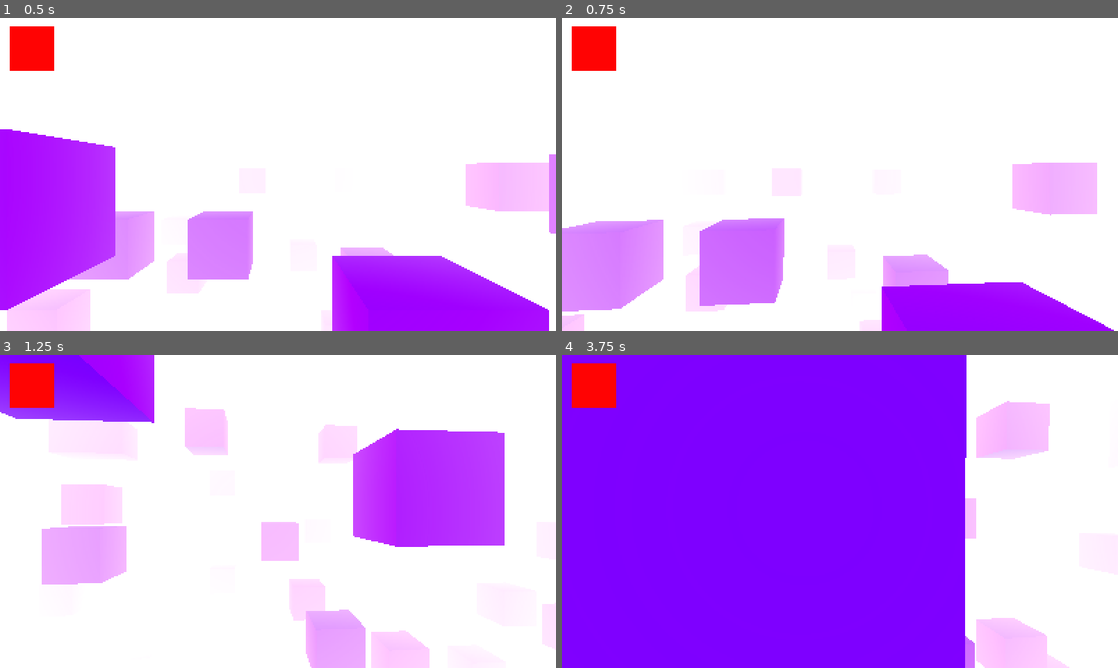
Above: before the commit, frames 1-4 (two rows, left to right).
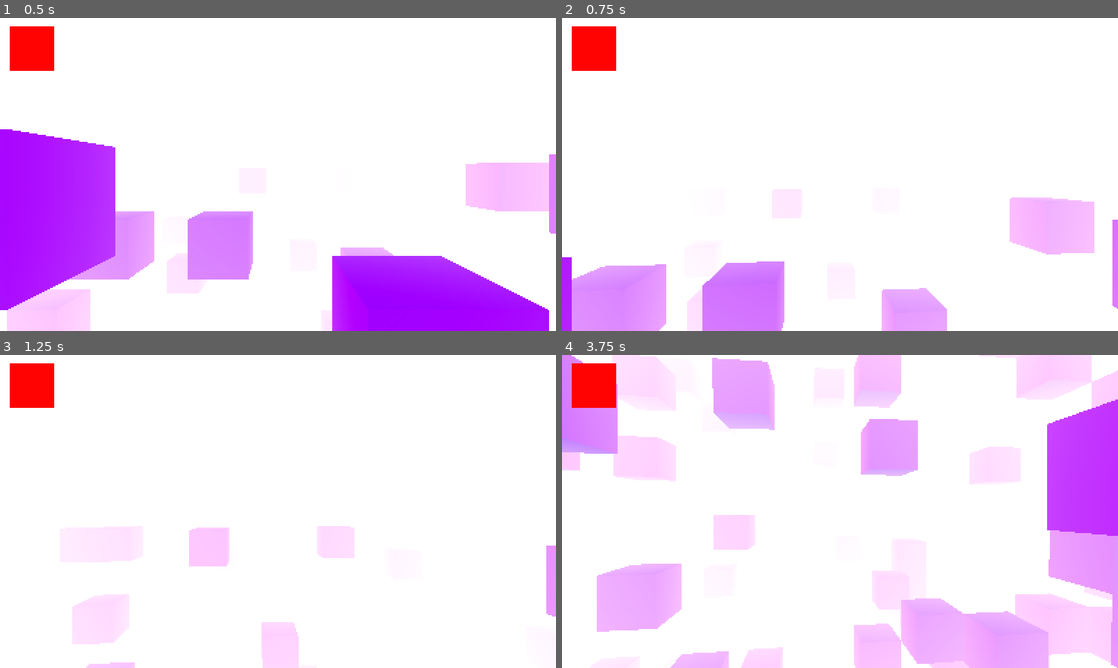
Above: after the commit, the same moments.

Repository: kurilluk/SkyHop-e-
Game: Godot game, scene res://sky/sky.tscn
The game is run twice, just before and just after one commit, with the same random seed, the same clock (stepped at 60 frames per second) and the same inputs.
Inputs (mouse positions are in pixels of both pictures, inside the frame that each line leads up to):
- Up to frame 1 (0.5 s): no input
- Up to frame 2 (0.75 s): move the mouse to (867, 174) at 0.52 s; hold W (move_forward) from 0.53 s (still down); click (867, 174) at 0.6 s
- Up to frame 3 (1.25 s): keep holding W (move_forward); tap Space (jump) at 0.77 s
- Up to frame 4 (3.75 s): keep holding W (move_forward); move the mouse to (812, 511) at 1.27 s; tap Shift (crouch) at 1.35 s; tap Space (jump) at 1.52, 3.02 s; move the mouse to (851, 505) at 2.02 s; tap Mouse wheel down (next_block) at 2.1 s; move the mouse to (834, 517) at 2.77 s; tap Middle mouse button (pick_block) at 2.85 s; move the mouse to (878, 514) at 3.52 s; right-click (878, 514) at 3.6 s

Frame 1 is identical in both runs. In frame 2, 19% of the frame differs, in the area x 0-100%, y 46-100%; in frame 3, 30%; in frame 4, 89%, in the area x 0-100%, y 0-100%.

Commit message:
basic collision

Diff:
--- a/autoload/signal_manager.gd
+++ b/autoload/signal_manager.gd
@@ -1,8 +1,10 @@
 extends Node
 
-signal on_project_meeple_change()
+#signal on_project_meeple_change()
+#
+#signal on_new_step()
+#signal on_new_round_button_pressed()
+#
+#signal on_project_change()
 
-signal on_new_step()
-signal on_new_round_button_pressed()
-
-signal on_project_change()
+signal on_box_entered(box_type: String)
--- a/player/player.gd
+++ b/player/player.gd
@@ -98,9 +98,9 @@
 	velocity.z *= MOVEMENT_FRICTION_GROUND if is_on_floor() else MOVEMENT_FRICTION_AIR
 	move_and_slide()
 
-	var collision = get_last_slide_collision()
-	if collision:
-		print("Collided with: ", collision.get_collider().name)
+	#var collision = get_last_slide_collision()
+	#if collision:
+		#print("Collided with: ", collision.get_collider().name)
 
 	# Jumping, applied next frame.
 	if is_on_floor() and Input.is_action_pressed(&"jump"):
--- a/player/player.tscn
+++ b/player/player.tscn
@@ -13,11 +13,11 @@
 atlas = ExtResource("2_waeq6")
 region = Rect2(0, 0, 64, 64)
 
-[node name="Player" type="CharacterBody3D"]
-collision_layer = 0
+[node name="Player" type="CharacterBody3D" groups=["player"]]
+collision_mask = 14
 script = ExtResource("1")
 
-[node name="CollisionShape3D" type="CollisionShape3D" parent="."]
+[node name="CollisionShape3D" type="CollisionShape3D" parent="." groups=["player"]]
 transform = Transform3D(1, 0, 0, 0, 1, 0, 0, 0, 1, 0, 0.875, 0)
 shape = SubResource("1")
 
@@ -48,3 +48,10 @@
 size_flags_vertical = 8
 texture = SubResource("2")
 expand_mode = 1
+
+[node name="Area3D" type="Area3D" parent="."]
+collision_mask = 14
+
+[node name="CollisionShape3D2" type="CollisionShape3D" parent="Area3D" groups=["player"]]
+transform = Transform3D(1, 0, 0, 0, 1, 0, 0, 0, 1, 0, 0.875, 0)
+shape = SubResource("1")
--- a/project.godot
+++ b/project.godot
@@ -19,6 +19,7 @@
 [autoload]
 
 Settings="*res://settings.gd"
+SignalManager="*res://autoload/signal_manager.gd"
 
 [display]
 
@@ -26,6 +27,10 @@
 window/size/viewport_height=900
 window/stretch/mode="canvas_items"
 window/stretch/aspect="expand"
+
+[global_group]
+
+player=""
 
 [input]
 
@@ -61,12 +66,14 @@
 "deadzone": 0.2,
 "events": [Object(InputEventKey,"resource_local_to_scene":false,"resource_name":"","device":0,"window_id":0,"alt_presse …(189 unchanged characters)…
 , Object(InputEventJoypadButton,"resource_local_to_scene":false,"resource_name":"","device":0,"button_index":0,"pressure":0.0,"pressed":false,"script":null)
+, Object(InputEventMouseButton,"resource_local_to_scene":false,"resource_name":"","device":-1,"window_id":0,"alt_pressed":false,"shift_pressed":false,"ctrl_pressed":false,"meta_pressed":false,"button_mask":0,"position":Vector2(0, 0),"global_position":Vector2(0, 0),"factor":1.0,"button_index":1,"canceled":false,"pressed":false,"double_click":false,"script":null)
 ]
 }
 crouch={
 "deadzone": 0.2,
 "events": [Object(InputEventJoypadButton,"resource_local_to_scene":false,"resource_name":"","device":0,"button_index":1,"pressure":0.0,"pressed":false,"script":null)
 , Object(InputEventKey,"resource_local_to_scene":false,"resource_name":"","device":0,"window_id":0,"alt_pressed":false, …(185 unchanged characters)…
+, Object(InputEventMouseButton,"resource_local_to_scene":false,"resource_name":"","device":-1,"window_id":0,"alt_pressed":false,"shift_pressed":false,"ctrl_pressed":false,"meta_pressed":false,"button_mask":0,"position":Vector2(0, 0),"global_position":Vector2(0, 0),"factor":1.0,"button_index":2,"canceled":false,"pressed":false,"double_click":false,"script":null)
 ]
 }
 pause={
--- /dev/null
+++ b/sky/box.gd
@@ -0,0 +1,13 @@
+extends Area3D
+
+var type = "Jozko"
+
+
+func _ready():
+	connect("body_entered", _on_body_entered)
+
+func _on_body_entered(body):
+	print(body)
+	if body.is_in_group("player"):  # Uisti sa, že Player je v skupine "player"
+		print("Hráč vstúpil na: ", type)
+		SignalManager.on_box_entered.emit(type)  # Pošleme signál s menom boxu
--- a/sky/box.tscn
+++ b/sky/box.tscn
@@ -1,4 +1,9 @@
-[gd_scene load_steps=4 format=3 uid="uid://8i6bu0hjfb3u"]
+[gd_scene load_steps=6 format=3 uid="uid://8i6bu0hjfb3u"]
+
+[ext_resource type="Script" uid="uid://b18atgdof6oel" path="res://sky/box.gd" id="1_7sp17"]
+
+[sub_resource type="BoxShape3D" id="BoxShape3D_1cxty"]
+size = Vector3(1.1, 1.1, 1.1)
 
 [sub_resource type="BoxShape3D" id="BoxShape3D_w7f5x"]
 
@@ -7,9 +12,15 @@
 
 [sub_resource type="BoxMesh" id="BoxMesh_w7f5x"]
 
-[node name="Box" type="Node3D"]
+[node name="Box" type="Area3D"]
+collision_layer = 2
+script = ExtResource("1_7sp17")
+
+[node name="CollisionPolygon3D" type="CollisionShape3D" parent="."]
+shape = SubResource("BoxShape3D_1cxty")
 
 [node name="StaticBody3D" type="StaticBody3D" parent="."]
+collision_layer = 2
 
 [node name="CollisionShape3D" type="CollisionShape3D" parent="StaticBody3D"]
 shape = SubResource("BoxShape3D_w7f5x")
--- a/sky/sky.tscn
+++ b/sky/sky.tscn
@@ -26,6 +26,7 @@
 
 [node name="Ground" type="StaticBody3D" parent="."]
 transform = Transform3D(1, 0, 0, 0, 1, 0, 0, 0, 1, 0, -10, 0)
+collision_layer = 8
 
 [node name="CollisionShape3D" type="CollisionShape3D" parent="Ground"]
 shape = SubResource("WorldBoundaryShape3D_kkw2q")
Not shown, added: sky/box.gd.uid
